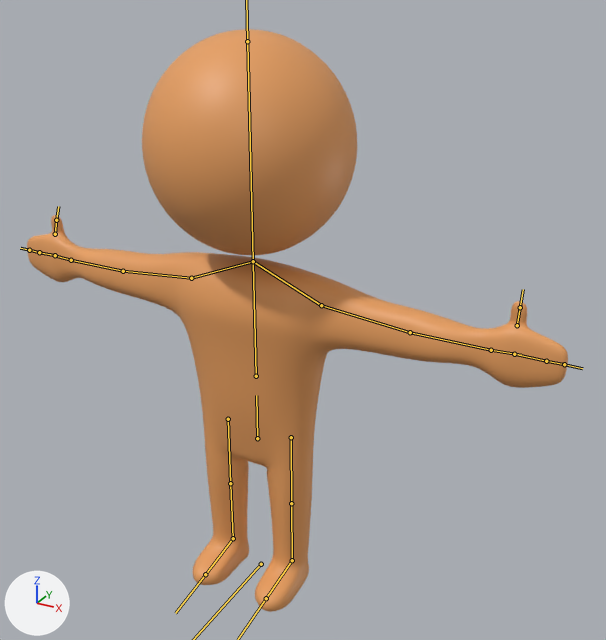
Before and after pictures for a commit that changed the FBX model Content/Models/Humanoid.fbx.
Before and after are seen from a 50 mm lens placed at (0.0179, -0.0282, 0.0278), pointed at (0.0015, 0.0016, 0.0129). Lighting does not change. The marker at lower left points along +X, +Y and +Z. The bones that bend it are drawn over the model as lines.

In view in the first picture: 'Body', 'Head'.
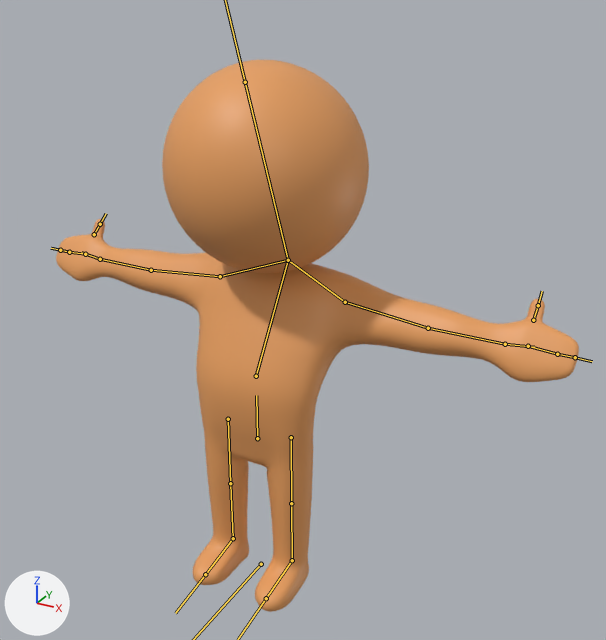
The newer file adds an action. The first version stands in its rest pose; the second is drawn at frame 1 of the action 'Armature|Hit'.

Boxes [x1, y1, x2, y2] around the edits, measured in the pictures (606 x 640 px):
'Body', posed: before [27, 215, 568, 612]; after [56, 219, 579, 612]
'Head', posed: before [142, 29, 357, 255]; after [162, 60, 369, 273]
bone 'UpperSpine', root to tip: before (256, 376) to (253, 261); after (256, 376) to (288, 260)
bone 'Head', root to tip: before (253, 261) to (247, 41); after (288, 260) to (245, 82)

The change in detail:
Bone 'UpperSpine' (bone_upperspine) turns from (0, 0, 0) to (-33, 0, 0) degrees about its own x, y and z.
Bone 'Head' (bone_head) turns from (0, 0, 0) to (54, 0, 0) degrees about its own x, y and z.
